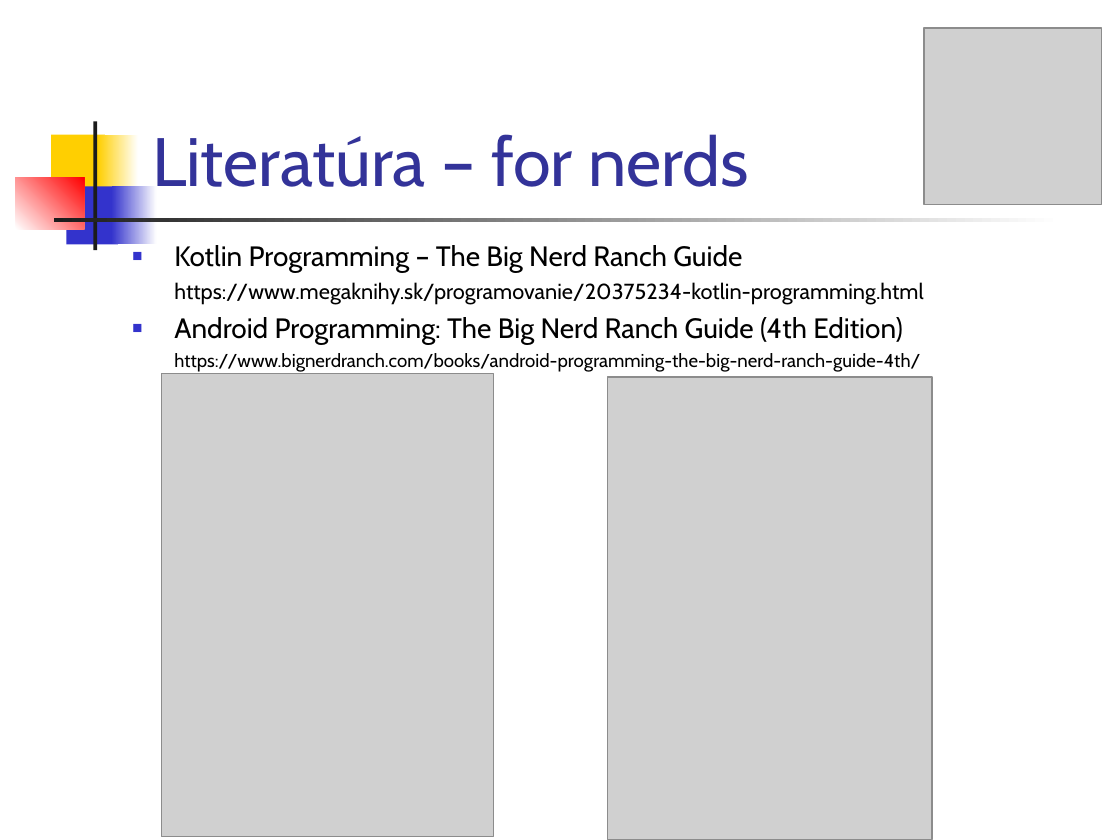
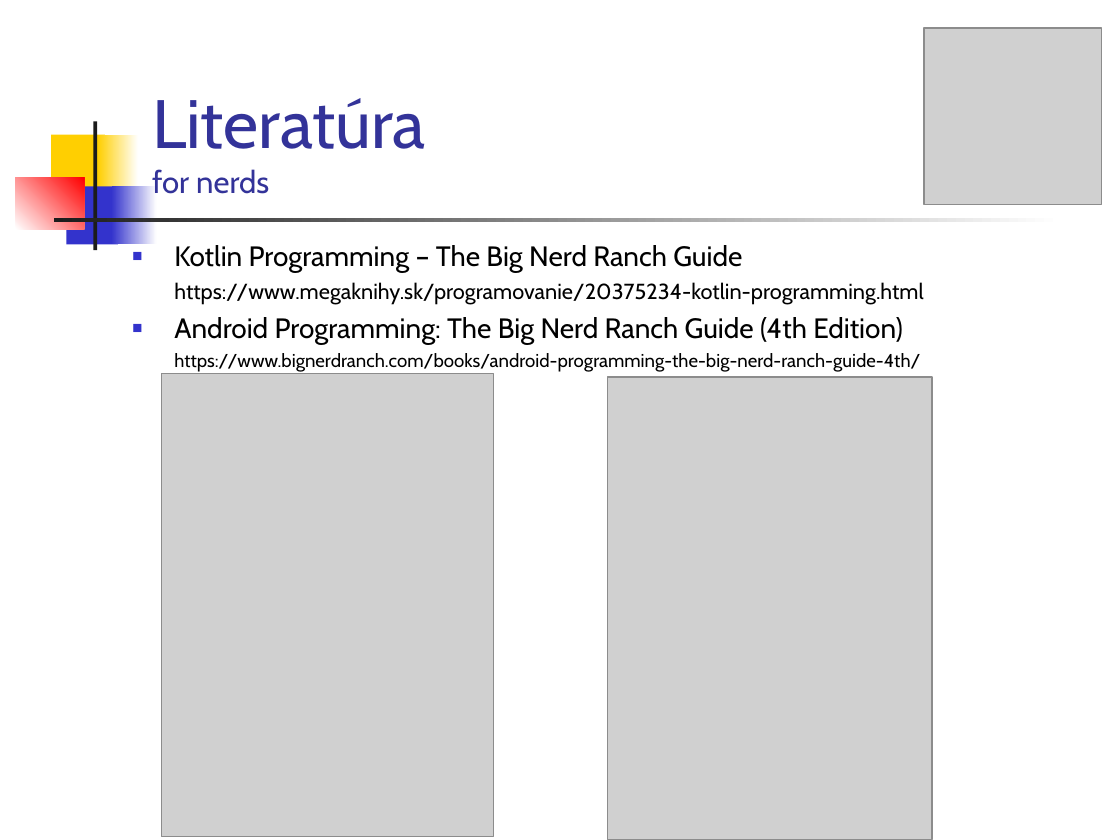
Before and after one commit to vmandro/Prednasky, a slide deck: slide 4 of 01/01_Kotlin.ppt. Drawn at 1120x840 pixels with LibreOffice and Linux fonts; fonts in the diff are those of the drawing; grey boxes stand for pictures. Boxes give left, top, right and bottom in pixels: in the first picture for what was removed or moved away, otherwise in the second. Text is boxed around its words. In the diff, an @@ line names an element or a change of style, - is before the commit and + after.

```diff
--- a/01/01_Kotlin.ppt
+++ b/01/01_Kotlin.ppt
@@ title at (152,98,426,194): text changed @@
-Literatúra – for nerds
+Literatúra
+for nerds
```
Also in this commit, not shown: 7 other slides changed, 3 slides added, 1 slide removed, 4 other files.
